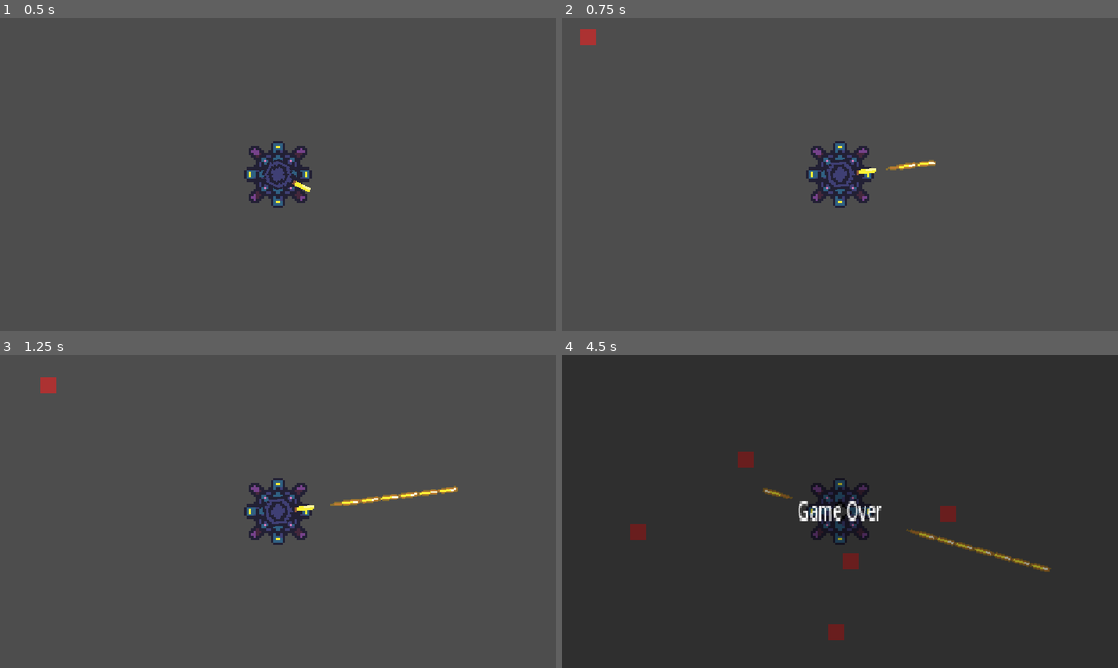
Above: before the commit, frames 1-4 (two rows, left to right).
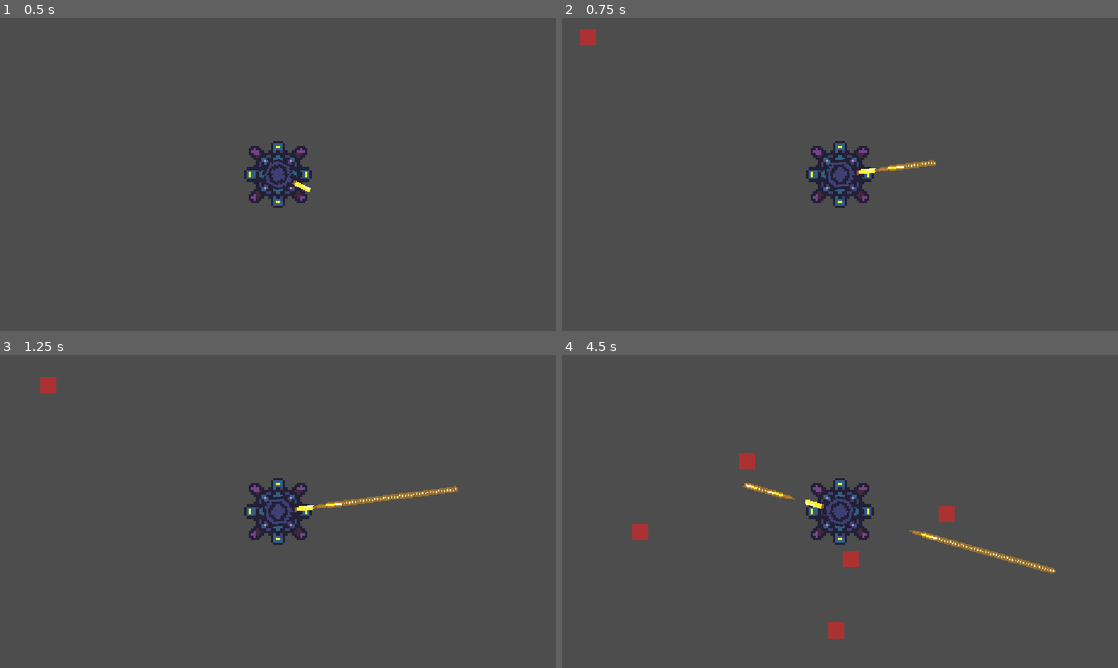
Above: after the commit, the same moments.

Repository: fisabreyt123-spec/shootem-up---first-game
Game: Godot game, scene res://Root.tscn
Same seed, same stepped clock (60 frames per second), same inputs: the game is played once before the commit and once after it.
Inputs (mouse positions are in pixels of both pictures, inside the frame that each line leads up to):
- Up to frame 1 (0.5 s): no input
- Up to frame 2 (0.75 s): tap Enter at 0.5 s; move the mouse to (962, 158) at 0.52 s; press the mouse at (962, 158) at 0.53 s
- Up to frame 3 (1.25 s): no input
- Up to frame 4 (4.5 s): move the mouse to (728, 527) at 1.27 s; release the mouse at (728, 527) at 1.28 s; click (728, 527) at 1.35 s; move the mouse to (895, 442) at 2.02 s; press the mouse at (895, 442) at 2.03 s; move the mouse to (812, 574) at 2.77 s; release the mouse at (812, 574) at 2.78 s; click (812, 574) at 2.85 s; move the mouse to (1006, 558) at 3.52 s; press the mouse at (1006, 558) at 3.53 s; move the mouse to (673, 464) at 4.27 s; release the mouse at (673, 464) at 4.28 s; click (673, 464) at 4.35 s

Frame 1 is identical in both runs. In frame 2, 0.1% of the frame differs, in the area x 56-67%, y 45-50%; in frame 3, 0.3%; in frame 4, 99%, in the area x 0-100%, y 0-100%.

Commit message:
Free off-screen bullets and tweak player firing/collision
bullet.gd: Add boundary checks to free bullets when they exit the screen (x < 0 || x > 1152 || y < 0 || y > 648) and log a debug "freed" message to avoid accumulating off-screen instances.

player.gd: Reduce max_time from 0.1 to 0.000001 to allow near-continuous firing (likely for testing or rapid-fire behavior).

player.tscn: Shrink collision extents (radius 84.65 -> 75.0) and collision shape scale (Vector2(6,6) -> Vector2(5,5)) to tighten the player's collision area.

These changes prevent memory buildup from stray bullets and adjust player firing rate and collision size for gameplay/testing purposes.

Diff:
--- a/bullet.gd
+++ b/bullet.gd
@@ -12,5 +12,8 @@
 
 
 func _physics_process(_delta: float):
+	if global_position.y > 648 or global_position.y < 0 or global_position.x > 1152 or global_position.x < 0 :
+		print("freed")
+		queue_free()
 	velocity=Vector2(speed, 0).rotated(dir)
 	move_and_slide()
--- a/player.gd
+++ b/player.gd
@@ -6,7 +6,7 @@
 var can_fire = true
 var bullet_path=preload("res://bullet.tscn")
 var start = true
-var max_time = 0.1
+var max_time = 0.000001
 #using max_time = 0.3 with buffs that will be added later
 var current_time = 0
 var player_location: Vector2 = Vector2(576.0, 324.0)
--- a/player.tscn
+++ b/player.tscn
@@ -6,14 +6,14 @@
 [sub_resource type="RectangleShape2D" id="RectangleShape2D_onrkg"]
 
 [sub_resource type="CircleShape2D" id="CircleShape2D_onrkg"]
-radius = 84.65
+radius = 75.0
 
 [node name="Player" type="CharacterBody2D"]
 collision_mask = 2
 script = ExtResource("1_onrkg")
 
 [node name="CollisionShape2D" type="CollisionShape2D" parent="."]
-scale = Vector2(6, 6)
+scale = Vector2(5, 5)
 shape = SubResource("RectangleShape2D_onrkg")
 
 [node name="TurretP" type="Sprite2D" parent="."]
